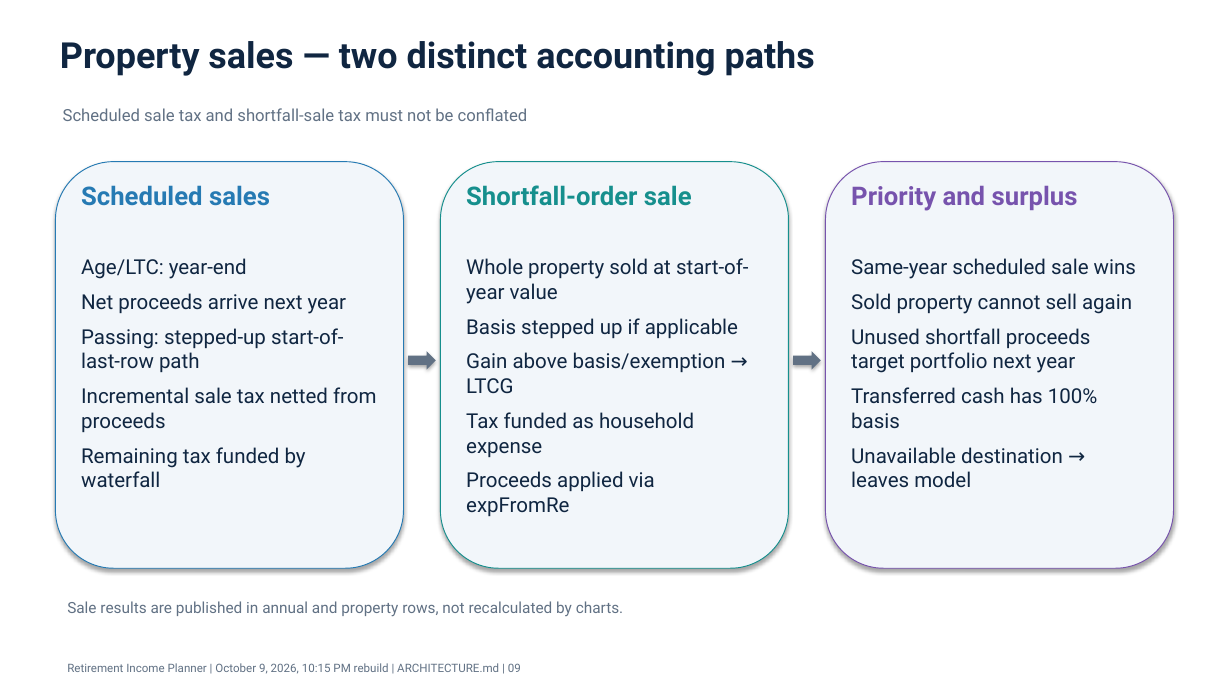
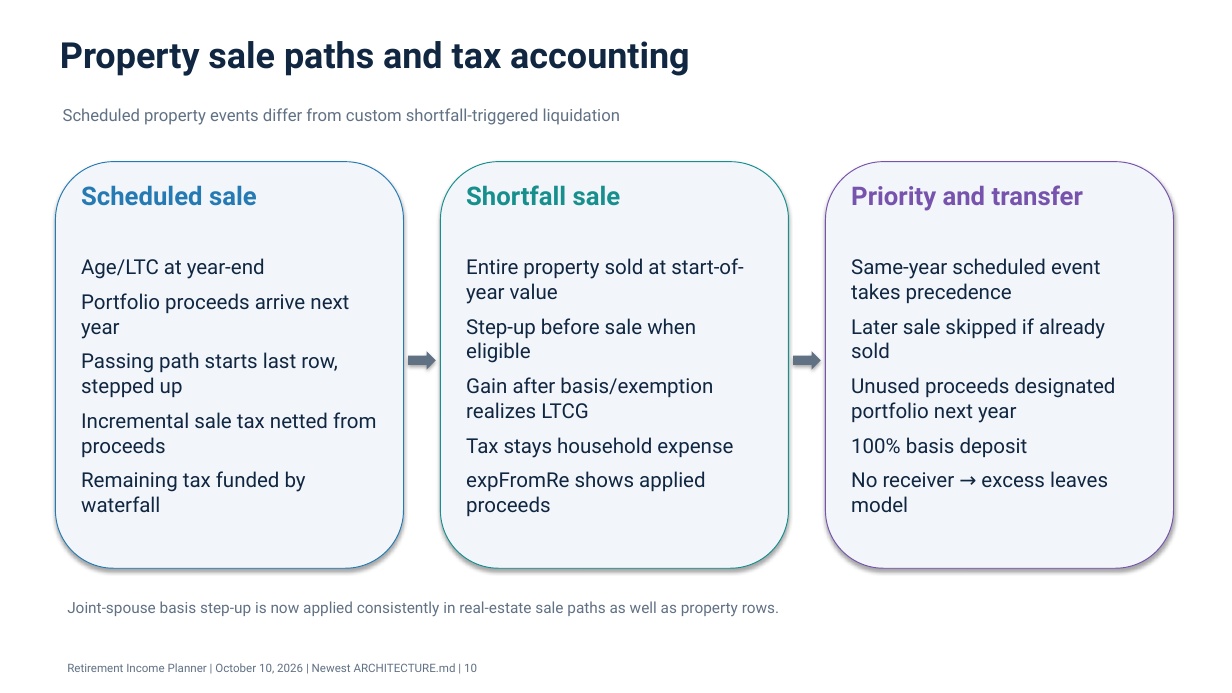
Before and after one commit to howardc64/retirefin, a slide deck: slide 10 of docs/retirement_income_planner_architecture.pptx (slide 9 before the commit). Drawn at 1232x693 pixels with LibreOffice and Linux fonts; fonts in the diff are those of the drawing. Boxes give left, top, right and bottom in pixels: in the first picture for what was removed or moved away, otherwise in the second. Text is boxed around its words. In the diff, an @@ line names an element or a change of style, - is before the commit and + after.

```diff
--- a/docs/retirement_income_planner_architecture.pptx
+++ b/docs/retirement_income_planner_architecture.pptx
@@ text at bbox=[60, 41, 689, 76]: text changed @@
-Property sales — two distinct accounting paths
+Property sale paths and tax accounting
@@ text at bbox=[63, 108, 620, 125]: text changed @@
-Scheduled sale tax and shortfall-sale tax must not be conflated
+Scheduled property events differ from custom shortfall-triggered liquidation
@@ text at bbox=[81, 185, 257, 206]: text changed @@
-Scheduled sales
+Scheduled sale
@@ text at bbox=[466, 185, 621, 206]: text changed @@
-Shortfall-order sale
+Shortfall sale
@@ text at bbox=[851, 185, 1083, 211]: text changed @@
-Priority and surplus
+Priority and transfer
@@ text at bbox=[81, 258, 349, 397]: text changed @@
-Age/LTC: year-end
-Net proceeds arrive next year
-Passing: stepped-up start-of-last-row path
+Age/LTC at year-end
+Portfolio proceeds arrive next year
+Passing path starts last row, stepped up
@@ text at bbox=[466, 258, 744, 516]: text changed @@
-Whole property sold at start-of-year value
-Basis stepped up if applicable
-Gain above basis/exemption → LTCG
-Tax funded as household expense
-Proceeds applied via expFromRe
+Entire property sold at start-of-year value
+Step-up before sale when eligible
+Gain after basis/exemption realizes LTCG
+Tax stays household expense
+expFromRe shows applied proceeds
@@ text at bbox=[851, 258, 1116, 512]: text changed @@
-Same-year scheduled sale wins
-Sold property cannot sell again
-Unused shortfall proceeds target portfolio next year
-Transferred cash has 100% basis
-Unavailable destination → leaves model
+Same-year scheduled event takes precedence
+Later sale skipped if already sold
+Unused proceeds designated portfolio next year
+100% basis deposit
+No receiver → excess leaves model
@@ text at bbox=[67, 601, 779, 616]: text changed @@
-Sale results are published in annual and property rows, not recalculated by charts.
+Joint-spouse basis step-up is now applied consistently in real-estate sale paths as well as property rows.
@@ text at bbox=[67, 663, 477, 674]: text changed @@
-Retirement Income Planner | October 9, 2026, 10:15 PM rebuild | ARCHITECTURE.md | 09
+Retirement Income Planner | October 10, 2026 | Newest ARCHITECTURE.md | 10
```
Also in this commit, not shown: 7 other slides changed, 7 slides added, 7 slides removed, 9 other files.
